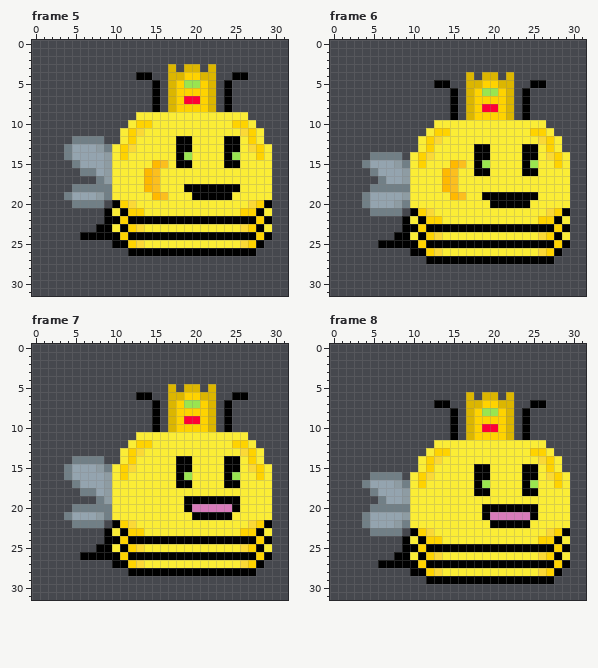
Pixel-art file, stored at UnityProjects/MunchyTower/Textures/Characters/Player3/Player_3_Eat.aseprite. Above is the file before it was changed.
32x32 pixels, 8 frames. Shown: frame 5, frame 6, frame 7, frame 8. The commit also changed other frames, which this record leaves out.
After:
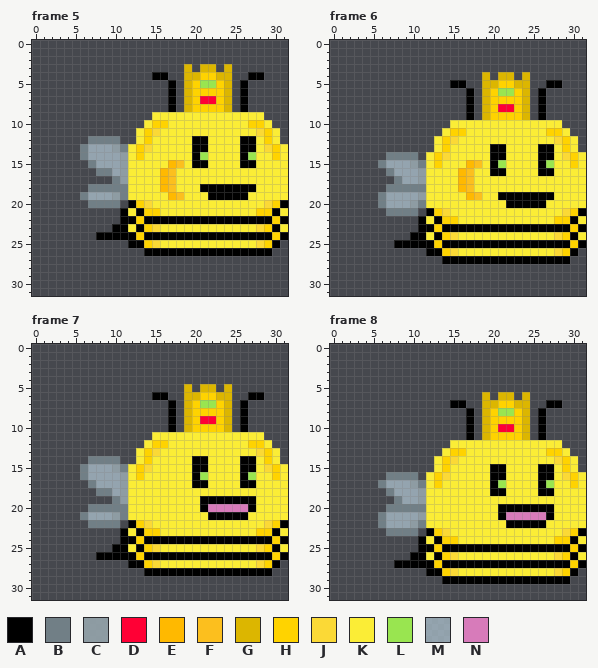
Palette (. is transparent): A #000000  B #717f86  C #95a4abe9  D #ff0035  E #ffb900  F #fcbf1e  G #dcb600  H #ffd300  J #fbd936  K #fbed36  L #99e550  M #b5cbd7b4  N #d77bba
What changed:
--- frame 5
@@ x 0..31 @@
  2 ................................
- 3 .................G.GG.G.........
- 4 .............AA..GGHHGG..AA.....
- 5 ...............A.GHLLHG.A.......
- 6 ...............A.GHHHHG.A.......
- 7 ...............A.GHDDHG.A.......
- 8 ...............A.GHHHHG.A.......
- 9 .............KKKKKKKKKKKKKK.....
-10 ............KHHKKKKKKKKKKHHK....
-11 ...........KHJKKKKKKKKKKKKJHK...
-12 .....BBBB..KHKKKKKAAKKKKAAKHK...
-13 ....BMMMCBKHJKKKKKAAKKKKAAKJHK..
-14 ....BMMMMCKHKKKKKKALKKKKALKKHK..
-15 .....BMMMCKKKKKEFKAAKKKKAAKKKK..
-16 ......BBMCKKKKEFKKKKKKKKKKKKKK..
-17 ........BCKKKKEFKKKKKKKKKKKKKK..
-18 .....BBBBBKKKKEFKKKAAAAAAAKKKK..
-19 ....BMMMCBKKKKKEFKKKAAAAAKKKKK..
-20 .....BBBB.AHJKKKKKKKKKKKKKKJHA..
-21 .........AKAHHKKKKKKKKKKKKHHAK..
-22 .........AAHAAAAAAAAAAAAAAAAHA..
-23 ........AAKAHJKKKKKKKKKKKKJHAK..
-24 ......AAAAAHAAAAAAAAAAAAAAAAHA..
-25 ..........AAHJKKKKKKKKKKKKJHA...
-26 ............AAAAAAAAAAAAAAAA....
+ 3 ...................G.GG.G.......
+ 4 ...............AA..GGHHGG..AA...
+ 5 .................A.GHLLHG.A.....
+ 6 .................A.GHHHHG.A.....
+ 7 .................A.GHDDHG.A.....
+ 8 .................A.GHHHHG.A.....
+ 9 ...............KKKKKKKKKKKKKK...
+10 ..............KHHKKKKKKKKKKHHK..
+11 .............KHJKKKKKKKKKKKKJHK.
+12 .......BBBB..KHKKKKKAAKKKKAAKHK.
+13 ......BMMMCBKHJKKKKKAAKKKKAAKJHK
+14 ......BMMMMCKHKKKKKKALKKKKALKKHK
+15 .......BMMMCKKKKKEFKAAKKKKAAKKKK
+16 ........BBMCKKKKEFKKKKKKKKKKKKKK
+17 ..........BCKKKKEFKKKKKKKKKKKKKK
+18 .......BBBBBKKKKEFKKKAAAAAAAKKKK
+19 ......BMMMCBKKKKKEFKKKAAAAAKKKKK
+20 .......BBBB.AHJKKKKKKKKKKKKKKJHA
+21 ...........AKAHHKKKKKKKKKKKKHHAK
+22 ...........AAHAAAAAAAAAAAAAAAAHA
+23 ..........AAKAHJKKKKKKKKKKKKJHAK
+24 ........AAAAAHAAAAAAAAAAAAAAAAHA
+25 ............AAHJKKKKKKKKKKKKJHA.
+26 ..............AAAAAAAAAAAAAAAA..
 27 ................................
--- frame 6
@@ x 0..31 @@
  3 ................................
- 4 .................G.GG.G.........
- 5 .............AA..GGHHGG..AA.....
- 6 ...............A.GHLLHG.A.......
- 7 ...............A.GHHHHG.A.......
- 8 ...............A.GHDDHG.A.......
- 9 ...............A.GHHHHG.A.......
-10 .............KKKKKKKKKKKKKK.....
-11 ............KHHKKKKKKKKKKHHK....
-12 ...........KHJKKKKKKKKKKKKJHK...
-13 ...........KHKKKKKAAKKKKAAKHK...
-14 .....BBBB.KHJKKKKKAAKKKKAAKJHK..
-15 ....BMMMCBKHKKKEFKALKKKKALKKHK..
-16 .....BMMMCKKKKEFKKAAKKKKAAKKKK..
-17 ......BMMCKKKKEFKKKKKKKKKKKKKK..
-18 .....BBBBBKKKKEFKKKKKKKKKKKKKK..
-19 ....BMMMMCKKKKKEFKKAAAAAAAKKKK..
-20 ....BMMMCBKKKKKKKKKKAAAAAKKKKK..
-21 .....BBBB.AHJKKKKKKKKKKKKKKJHA..
-22 .........AKAHHKKKKKKKKKKKKHHAK..
-23 .........AAHAAAAAAAAAAAAAAAAHA..
-24 ........AAKAHJKKKKKKKKKKKKJHAK..
-25 ......AAAAAHAAAAAAAAAAAAAAAAHA..
-26 ..........AAHJKKKKKKKKKKKKJHA...
-27 ............AAAAAAAAAAAAAAAA....
+ 4 ...................G.GG.G.......
+ 5 ...............AA..GGHHGG..AA...
+ 6 .................A.GHLLHG.A.....
+ 7 .................A.GHHHHG.A.....
+ 8 .................A.GHDDHG.A.....
+ 9 .................A.GHHHHG.A.....
+10 ...............KKKKKKKKKKKKKK...
+11 ..............KHHKKKKKKKKKKHHK..
+12 .............KHJKKKKKKKKKKKKJHK.
+13 .............KHKKKKKAAKKKKAAKHK.
+14 .......BBBB.KHJKKKKKAAKKKKAAKJHK
+15 ......BMMMCBKHKKKEFKALKKKKALKKHK
+16 .......BMMMCKKKKEFKKAAKKKKAAKKKK
+17 ........BMMCKKKKEFKKKKKKKKKKKKKK
+18 .......BBBBBKKKKEFKKKKKKKKKKKKKK
+19 ......BMMMMCKKKKKEFKKAAAAAAAKKKK
+20 ......BMMMCBKKKKKKKKKKAAAAAKKKKK
+21 .......BBBB.AHJKKKKKKKKKKKKKKJHA
+22 ...........AKAHHKKKKKKKKKKKKHHAK
+23 ...........AAHAAAAAAAAAAAAAAAAHA
+24 ..........AAKAHJKKKKKKKKKKKKJHAK
+25 ........AAAAAHAAAAAAAAAAAAAAAAHA
+26 ............AAHJKKKKKKKKKKKKJHA.
+27 ..............AAAAAAAAAAAAAAAA..
 28 ................................
--- frame 7
@@ x 0..31 @@
  4 ................................
- 5 .................G.GG.G.........
- 6 .............AA..GGHHGG..AA.....
- 7 ...............A.GHLLHG.A.......
- 8 ...............A.GHHHHG.A.......
- 9 ...............A.GHDDHG.A.......
-10 ...............A.GHHHHG.A.......
-11 .............KKKKKKKKKKKKKK.....
-12 ............KHHKKKKKKKKKKHHK....
-13 ...........KHJKKKKKKKKKKKKJHK...
-14 .....BBBB..KHKKKKKAAKKKKAAKHK...
-15 ....BMMMCBKHJKKKKKAAKKKKAAKJHK..
-16 ....BMMMMCKHKKKKKKALKKKKALKKHK..
-17 .....BMMMCKKKKKKKKAAKKKKAAKKKK..
-18 ......BBMCKKKKKKKKKKKKKKKKKKKK..
-19 ........BCKKKKKKKKKAAAAAAAKKKK..
-20 .....BBBBBKKKKKKKKKANNNNNAKKKK..
-21 ....BMMMCBKKKKKKKKKKAAAAAKKKKK..
-22 .....BBBB.AHJKKKKKKKKKKKKKKJHA..
-23 .........AKAHHKKKKKKKKKKKKHHAK..
-24 .........AAHAAAAAAAAAAAAAAAAHA..
-25 ........AAKAHJKKKKKKKKKKKKJHAK..
-26 ......AAAAAHAAAAAAAAAAAAAAAAHA..
-27 ..........AAHJKKKKKKKKKKKKJHA...
-28 ............AAAAAAAAAAAAAAAA....
+ 5 ...................G.GG.G.......
+ 6 ...............AA..GGHHGG..AA...
+ 7 .................A.GHLLHG.A.....
+ 8 .................A.GHHHHG.A.....
+ 9 .................A.GHDDHG.A.....
+10 .................A.GHHHHG.A.....
+11 ...............KKKKKKKKKKKKKK...
+12 ..............KHHKKKKKKKKKKHHK..
+13 .............KHJKKKKKKKKKKKKJHK.
+14 .......BBBB..KHKKKKKAAKKKKAAKHK.
+15 ......BMMMCBKHJKKKKKAAKKKKAAKJHK
+16 ......BMMMMCKHKKKKKKALKKKKALKKHK
+17 .......BMMMCKKKKKKKKAAKKKKAAKKKK
+18 ........BBMCKKKKKKKKKKKKKKKKKKKK
+19 ..........BCKKKKKKKKKAAAAAAAKKKK
+20 .......BBBBBKKKKKKKKKANNNNNAKKKK
+21 ......BMMMCBKKKKKKKKKKAAAAAKKKKK
+22 .......BBBB.AHJKKKKKKKKKKKKKKJHA
+23 ...........AKAHHKKKKKKKKKKKKHHAK
+24 ...........AAHAAAAAAAAAAAAAAAAHA
+25 ..........AAKAHJKKKKKKKKKKKKJHAK
+26 ........AAAAAHAAAAAAAAAAAAAAAAHA
+27 ............AAHJKKKKKKKKKKKKJHA.
+28 ..............AAAAAAAAAAAAAAAA..
 29 ................................
--- frame 8
@@ x 0..31 @@
  5 ................................
- 6 .................G.GG.G.........
- 7 .............AA..GGHHGG..AA.....
- 8 ...............A.GHLLHG.A.......
- 9 ...............A.GHHHHG.A.......
-10 ...............A.GHDDHG.A.......
-11 ...............A.GHHHHG.A.......
-12 .............KKKKKKKKKKKKKK.....
-13 ............KHHKKKKKKKKKKHHK....
-14 ...........KHJKKKKKKKKKKKKJHK...
-15 ...........KHKKKKKAAKKKKAAKHK...
-16 .....BBBB.KHJKKKKKAAKKKKAAKJHK..
-17 ....BMMMCBKHKKKKKKALKKKKALKKHK..
-18 .....BMMMCKKKKKKKKAAKKKKAAKKKK..
-19 ......BMMCKKKKKKKKKKKKKKKKKKKK..
-20 .....BBBBBKKKKKKKKKAAAAAAAKKKK..
-21 ....BMMMMCKKKKKKKKKANNNNNAKKKK..
-22 ....BMMMCBKKKKKKKKKKAAAAAKKKKK..
-23 .....BBBB.AHJKKKKKKKKKKKKKKJHA..
-24 .........AKAHHKKKKKKKKKKKKHHAK..
-25 .........AAHAAAAAAAAAAAAAAAAHA..
-26 ........AAKAHJKKKKKKKKKKKKJHAK..
-27 ......AAAAAHAAAAAAAAAAAAAAAAHA..
-28 ..........AAHJKKKKKKKKKKKKJHA...
-29 ............AAAAAAAAAAAAAAAA....
+ 6 ...................G.GG.G.......
+ 7 ...............AA..GGHHGG..AA...
+ 8 .................A.GHLLHG.A.....
+ 9 .................A.GHHHHG.A.....
+10 .................A.GHDDHG.A.....
+11 .................A.GHHHHG.A.....
+12 ...............KKKKKKKKKKKKKK...
+13 ..............KHHKKKKKKKKKKHHK..
+14 .............KHJKKKKKKKKKKKKJHK.
+15 .............KHKKKKKAAKKKKAAKHK.
+16 .......BBBB.KHJKKKKKAAKKKKAAKJHK
+17 ......BMMMCBKHKKKKKKALKKKKALKKHK
+18 .......BMMMCKKKKKKKKAAKKKKAAKKKK
+19 ........BMMCKKKKKKKKKKKKKKKKKKKK
+20 .......BBBBBKKKKKKKKKAAAAAAAKKKK
+21 ......BMMMMCKKKKKKKKKANNNNNAKKKK
+22 ......BMMMCBKKKKKKKKKKAAAAAKKKKK
+23 .......BBBB.AHJKKKKKKKKKKKKKKJHA
+24 ...........AKAHHKKKKKKKKKKKKHHAK
+25 ...........AAHAAAAAAAAAAAAAAAAHA
+26 ..........AAKAHJKKKKKKKKKKKKJHAK
+27 ........AAAAAHAAAAAAAAAAAAAAAAHA
+28 ............AAHJKKKKKKKKKKKKJHA.
+29 ..............AAAAAAAAAAAAAAAA..
 30 ................................
Changed places in both pictures, as pixel boxes (x1, y1, x2, y2):
changed: (64, 64, 288, 256)
changed: (362, 72, 586, 264)
changed: (64, 384, 288, 576)
changed: (362, 392, 586, 584)
